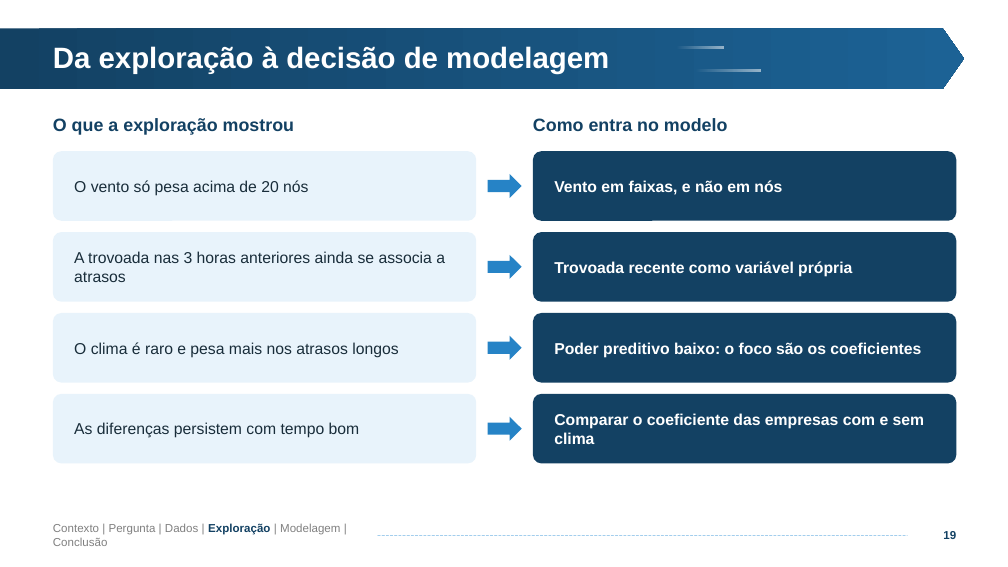
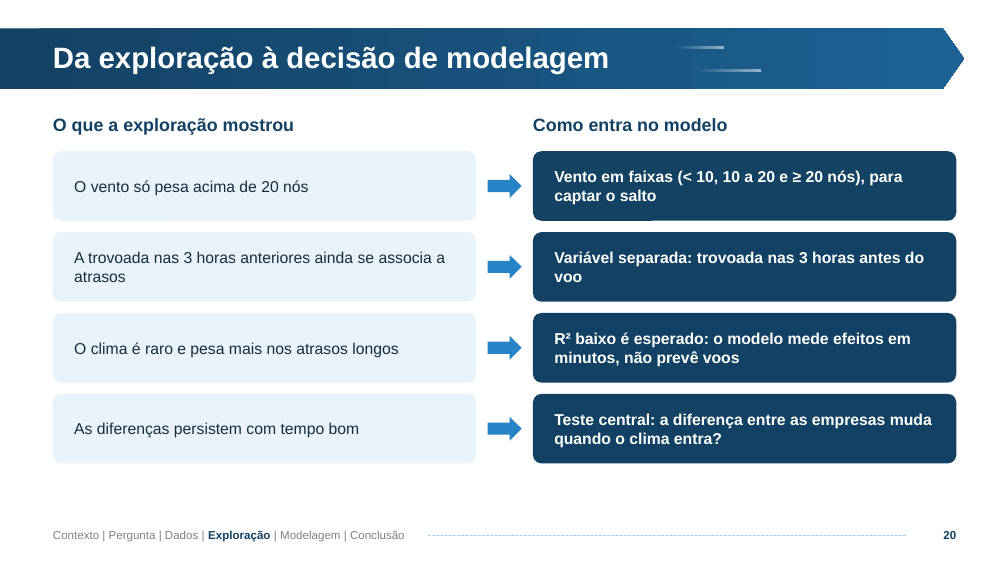
Before and after one commit to Matex0406/Projeto_2_CB, a slide deck: slide 20 of Projeto 2 - CB.pptx (slide 19 before the commit). Drawn at 1008x567 pixels with LibreOffice and Linux fonts; fonts in the diff are those of the drawing; background and template pictures are left out. Boxes give left, top, right and bottom in pixels: in the first picture for what was removed or moved away, otherwise in the second. Text is boxed around its words. In the diff, an @@ line names an element or a change of style, - is before the commit and + after.

```diff
--- a/Projeto 2 - CB.pptx
+++ b/Projeto 2 - CB.pptx
@@ rounded rectangle "Vento em faixas (< 10, ..." at [533,151,957,221]: fill #134163 to #134263 @@
@@ text in rounded rectangle at [554,170,902,205]: text changed @@
-Vento em faixas, e não em nós
+Vento em faixas (< 10, 10 a 20 e ≥ 20 nós), para captar o salto
@@ text in rounded rectangle at [554,251,924,282]: text changed @@
-Trovoada recente como variável própria
+Variável separada: trovoada nas 3 horas antes do voo
@@ text in rounded rectangle at [554,332,911,367]: text changed @@
-Poder preditivo baixo: o foco são os coeficientes
+R² baixo é esperado: o modelo mede efeitos em minutos, não prevê voos
@@ text in rounded rectangle at [554,413,932,448]: text changed @@
-Comparar o coeficiente das empresas com e sem clima
+Teste central: a diferença entre as empresas muda quando o clima entra?
@@ text "Contexto | Pergunta | Dados ..." rewrapped from [53,523,340,546] to [53,530,405,542] @@
@@ line moved from (378, 535) - (907, 535) to (429, 535) - (907, 535) @@
@@ page number at [943,531,956,539]: text changed @@
-19
+20
```
Also in this commit, not shown: 30 other slides changed, 2 other files.
